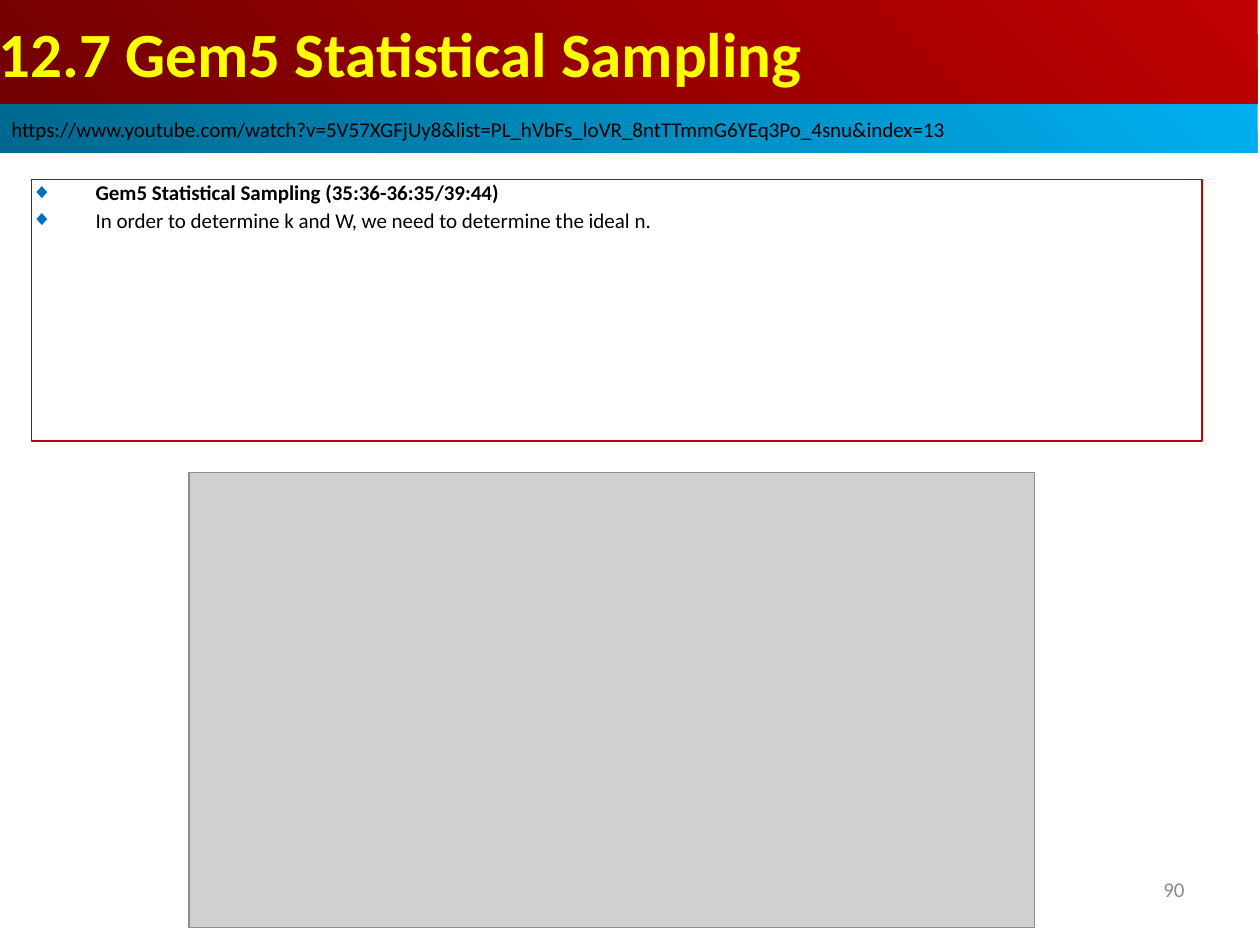
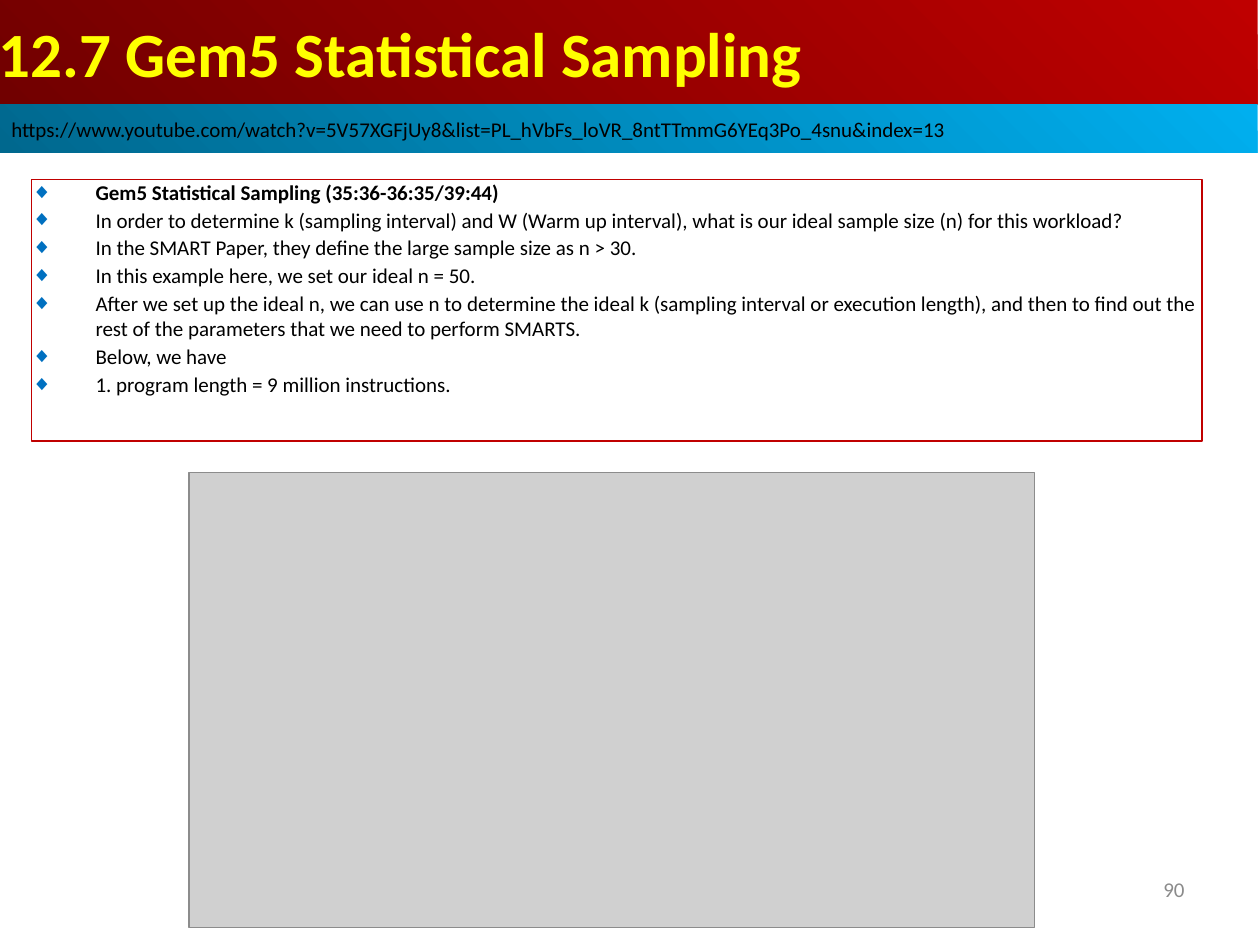
Before and after one commit to peterhchen/AIU_CS850_Gem5_McPAT, a slide deck: slide 90 of 050_Gem5/013.SampleSim/000_Video/013.SampleSim.ppt. Drawn at 1260x945 pixels with LibreOffice and Linux fonts; fonts in the diff are those of the drawing; grey boxes stand for pictures. Boxes give left, top, right and bottom in pixels: in the first picture for what was removed or moved away, otherwise in the second. Text is boxed around its words. In the diff, an @@ line names an element or a change of style, - is before the commit and + after.

```diff
--- a/050_Gem5/013.SampleSim/000_Video/013.SampleSim.ppt
+++ b/050_Gem5/013.SampleSim/000_Video/013.SampleSim.ppt
@@ text in rectangle at <box>96,213,1194,396</box>: text changed @@
-◆ In order to determine k and W, we need to determine the ideal n.
+◆ In order to determine k (sampling interval) and W (Warm up interval), what is our ideal sample size (n) for this workload?
+◆ In the SMART Paper, they define the large sample size as n > 30.
+◆ In this example here, we set our ideal n = 50.
+◆ After we set up the ideal n, we can use n to determine the ideal k (sampling interval or execution length), and then to find out the rest of the parameters that we need to perform SMARTS.
+◆ Below, we have
+◆ 1. program length = 9 million instructions.
```
Also in this commit, not shown: 1 other slide changed.
